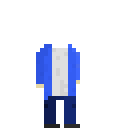
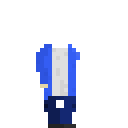
Before/after of a w=128, h=128 layered artwork. What changed in the layer stack:
showed "Layer 0 copy 2" over box(36, 60, 80, 128)
hid "Layer 0" over box(36, 60, 80, 128)
